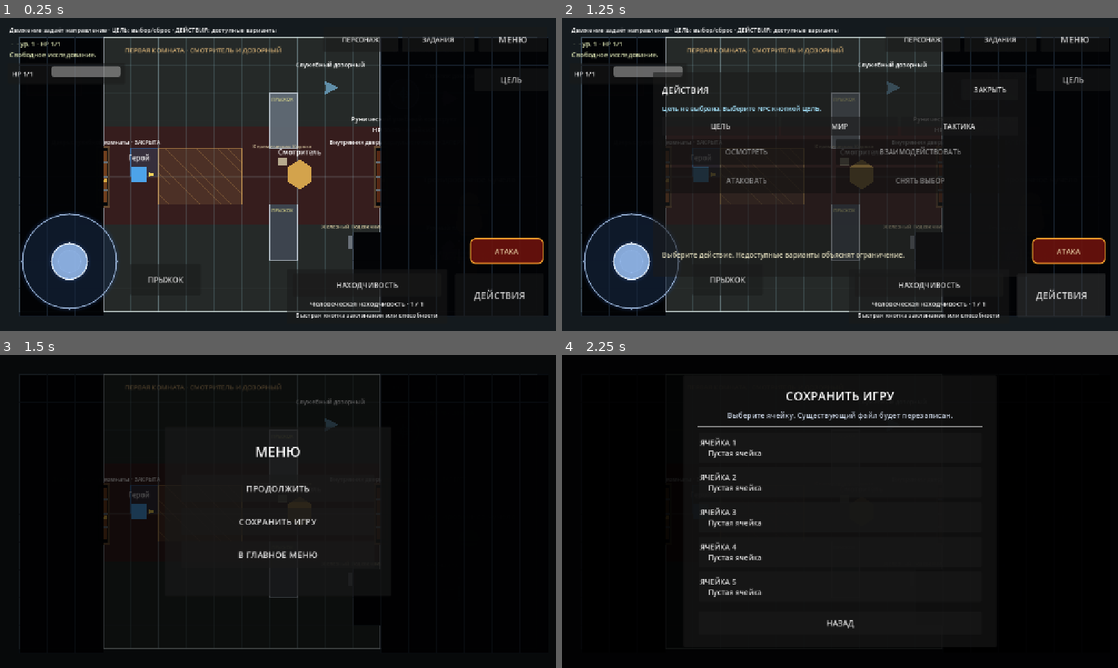
Above: before the commit, frames 1-4 (two rows, left to right).
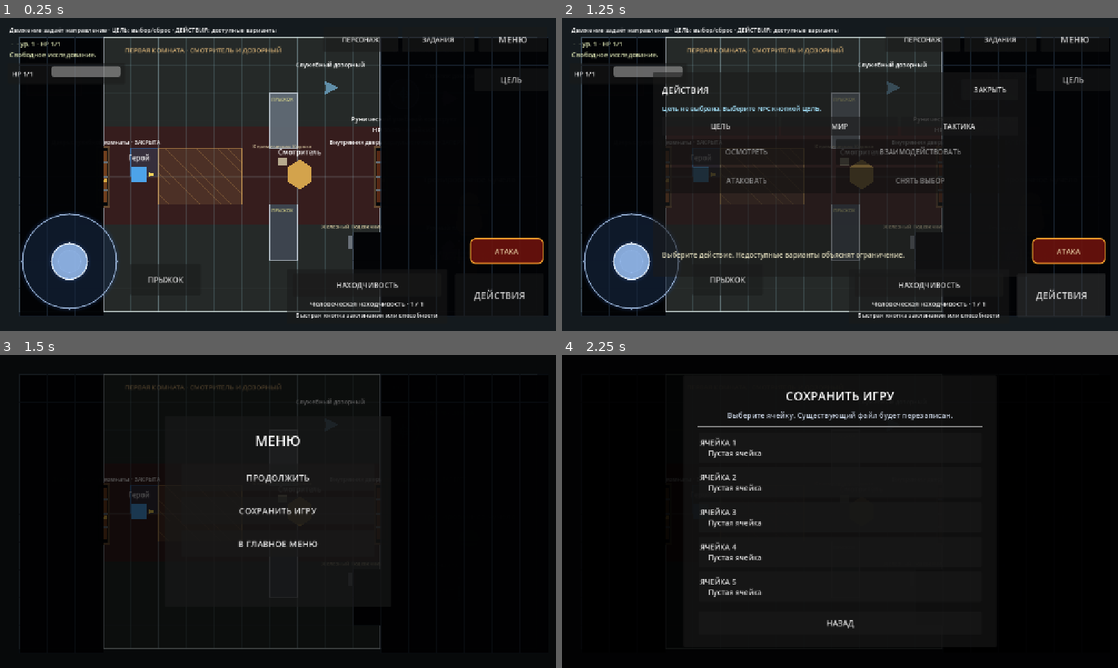
Above: after the commit, the same moments.

Repository: eretenkodaniil16-rgb/rpg-project
Game: Godot game, scene res://scenes/game/game.tscn
The game is run twice, just before and just after one commit, with the same random seed, the same clock (stepped at 60 frames per second) and the same inputs. This scene is started directly instead of the project's main scene.
Inputs:
- Up to frame 1 (0.25 s): no input
- Up to frame 2 (1.25 s): click "ДЕЙСТВИЯ" at 0.5 s
- Up to frame 3 (1.5 s): click "МЕНЮ" at 1.25 s
- Up to frame 4 (2.25 s): click "СОХРАНИТЬ ИГРУ" at 2 s

Frames 1-2 are identical in both runs. In frame 3, 1.3% of the frame differs, in the area x 42-58%, y 25-78%; in frame 4, nothing differs.

Commit message:
fix: block incomplete manual saves during combat

Diff:
--- a/scripts/ui/game_pause_save_menu.gd
+++ b/scripts/ui/game_pause_save_menu.gd
@@ -8,7 +8,11 @@
 
 var _menu_panel: PanelContainer
 var _save_slots_panel: SaveSlotsPanel
+var _save_button: Button
+var _save_status_label: Label
 var _was_input_locked: bool = false
+var _save_allowed: bool = true
+var _save_block_reason: String = ""
 
 
 func _ready() -> void:
@@ -24,6 +28,12 @@
 		open_menu()
 
 
+func configure_save_availability(allowed: bool, block_reason: String = "") -> void:
+	_save_allowed = allowed
+	_save_block_reason = block_reason
+	_refresh_save_availability()
+
+
 func open_menu() -> void:
 	var state: Node = _game_state()
 	if state == null:
@@ -33,6 +43,7 @@
 	state.set("input_locked", true)
 	_menu_panel.show()
 	_save_slots_panel.hide()
+	_refresh_save_availability()
 	show()
 
 
@@ -50,6 +61,14 @@
 	return visible
 
 
+func is_save_available_for_testing() -> bool:
+	return _save_allowed and is_instance_valid(_save_button) and not _save_button.disabled
+
+
+func get_save_status_for_testing() -> String:
+	return _save_status_label.text if is_instance_valid(_save_status_label) else ""
+
+
 func _build_ui() -> void:
 	set_anchors_and_offsets_preset(Control.PRESET_FULL_RECT)
 	mouse_filter = Control.MOUSE_FILTER_STOP
@@ -65,7 +84,7 @@
 	add_child(center)
 
 	_menu_panel = PanelContainer.new()
-	_menu_panel.custom_minimum_size = Vector2(520.0, 390.0)
+	_menu_panel.custom_minimum_size = Vector2(520.0, 440.0)
 	center.add_child(_menu_panel)
 
 	var margin := MarginContainer.new()
@@ -93,12 +112,20 @@
 	resume_button.pressed.connect(close_menu)
 	vbox.add_child(resume_button)
 
-	var save_button := Button.new()
-	save_button.custom_minimum_size = Vector2(0.0, 62.0)
-	save_button.text = "СОХРАНИТЬ ИГРУ"
-	save_button.add_theme_font_size_override("font_size", 20)
-	save_button.pressed.connect(_open_save_slots)
-	vbox.add_child(save_button)
+	_save_button = Button.new()
+	_save_button.custom_minimum_size = Vector2(0.0, 62.0)
+	_save_button.text = "СОХРАНИТЬ ИГРУ"
+	_save_button.add_theme_font_size_override("font_size", 20)
+	_save_button.pressed.connect(_open_save_slots)
+	vbox.add_child(_save_button)
+
+	_save_status_label = Label.new()
+	_save_status_label.horizontal_alignment = HORIZONTAL_ALIGNMENT_CENTER
+	_save_status_label.autowrap_mode = TextServer.AUTOWRAP_WORD_SMART
+	_save_status_label.add_theme_color_override("font_color", Color(0.86, 0.66, 0.52, 1.0))
+	_save_status_label.add_theme_font_size_override("font_size", 15)
+	_save_status_label.hide()
+	vbox.add_child(_save_status_label)
 
 	var main_menu_button := Button.new()
 	main_menu_button.custom_minimum_size = Vector2(0.0, 62.0)
@@ -111,9 +138,21 @@
 	_save_slots_panel.name = "SaveSlotsPanel"
 	_save_slots_panel.closed.connect(_on_save_panel_closed)
 	add_child(_save_slots_panel)
+	_refresh_save_availability()
+
+
+func _refresh_save_availability() -> void:
+	if not is_instance_valid(_save_button) or not is_instance_valid(_save_status_label):
+		return
+	_save_button.disabled = not _save_allowed
+	_save_button.text = "СОХРАНИТЬ ИГРУ" if _save_allowed else "СОХРАНЕНИЕ НЕДОСТУПНО"
+	_save_status_label.text = _save_block_reason
+	_save_status_label.visible = not _save_allowed and not _save_block_reason.is_empty()
 
 
 func _open_save_slots() -> void:
+	if not _save_allowed:
+		return
 	_menu_panel.hide()
 	_save_slots_panel.open_for_save()
 
@@ -124,9 +163,6 @@
 
 
 func _request_main_menu() -> void:
-	var state: Node = _game_state()
-	if state != null:
-		state.call("save_game")
 	main_menu_requested.emit()
 
 
